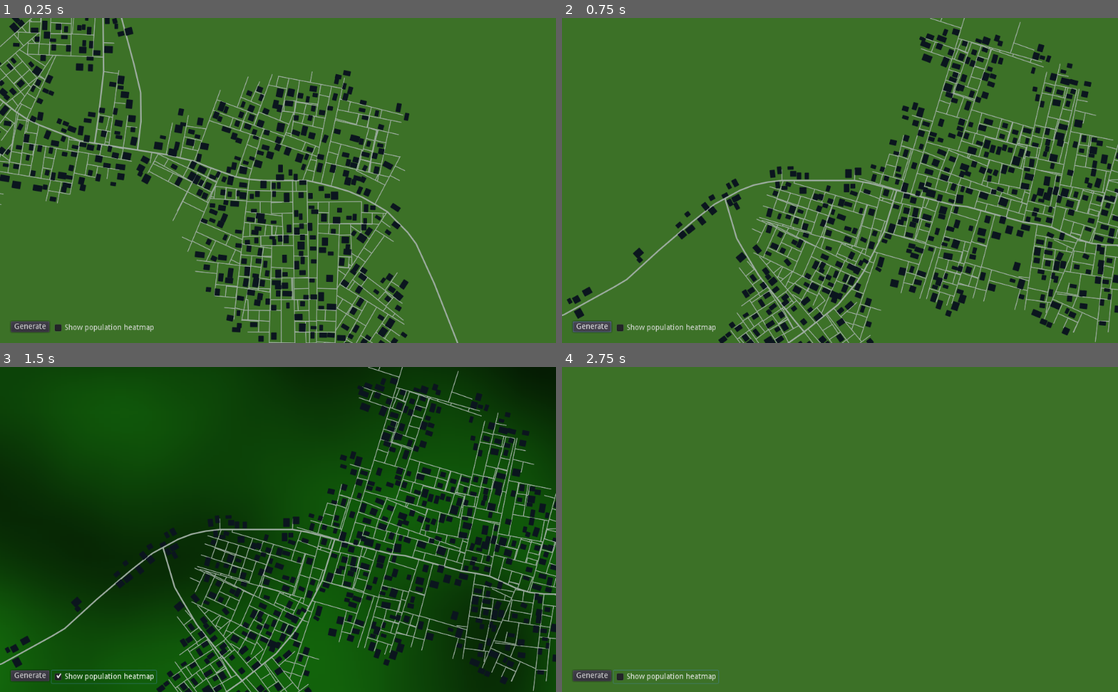
Above: before the commit, frames 1-4 (two rows, left to right).
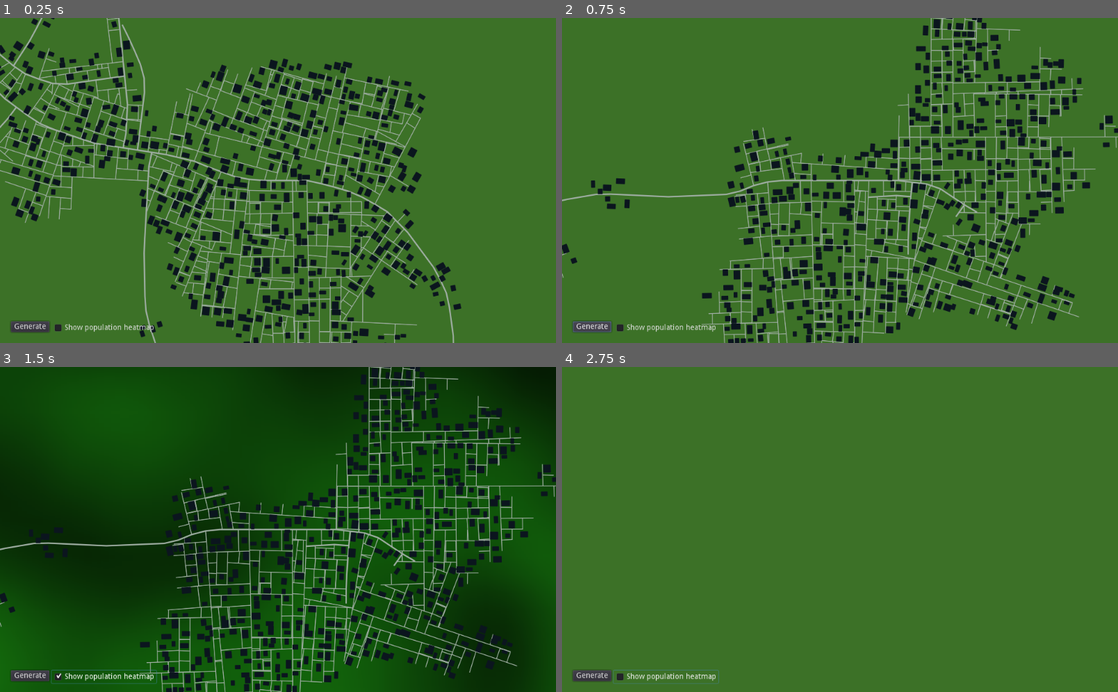
Above: after the commit, the same moments.

Repository: t-mw/citygen-godot
Game: Godot game, scene res://main.tscn
The game is run twice, just before and just after one commit, with the same random seed, the same clock (stepped at 60 frames per second) and the same inputs.
Inputs (mouse positions are in pixels of both pictures, inside the frame that each line leads up to):
- Up to frame 1 (0.25 s): no input
- Up to frame 2 (0.75 s): click "Generate" at 0.5 s
- Up to frame 3 (1.5 s): click "Show population heatmap" at 1.25 s
- Up to frame 4 (2.75 s): tap Enter at 2 s; move the mouse to (962, 513) at 2.02 s; hold Right (ui_right) from 2.03 s (still down); click (962, 513) at 2.17 s

The runs differ from the first frame. In frame 1, 25% of the frame differs, in the area x 0-83%, y 0-100%; in frame 2, 27%, in the area x 0-100%, y 0-100%; in frame 3, 26%; in frame 4, nothing differs.

Commit message:
Normalize population

Diff:
--- a/scripts/city_gen.gd
+++ b/scripts/city_gen.gd
@@ -19,9 +19,9 @@
 # each 'highway' segment has this probability of producing a branching segment
 const HIGHWAY_BRANCH_PROBABILITY := 0.05
 # only place 'normal' segments when the population is high enough
-const NORMAL_BRANCH_POPULATION_THRESHOLD := 0.1
+const NORMAL_BRANCH_POPULATION_THRESHOLD := 0.5
 # only place 'highway' segments when the population is high enough
-const HIGHWAY_BRANCH_POPULATION_THRESHOLD := 0.1
+const HIGHWAY_BRANCH_POPULATION_THRESHOLD := 0.5
 # delay branching from 'highways' by this amount to prevent them from being blocked by 'normal' segments
 const NORMAL_BRANCH_TIME_DELAY_FROM_HIGHWAY := 5
 # allow a segment to intersect with an existing segment within this distance
--- a/scripts/heatmap.gd
+++ b/scripts/heatmap.gd
@@ -12,4 +12,4 @@
 func sample(global_pos: Vector2) -> float:
     # NB: in godot 4.0, x and y should be swapped i.e. this will be get_noise_2d(pos.x, pos.y)
     var local_pos = xform_inv.xform(global_pos)
-    return noise.get_noise_2d(local_pos.y, local_pos.x)
+    return (noise.get_noise_2d(local_pos.y, local_pos.x) + 1.0) * 0.5
